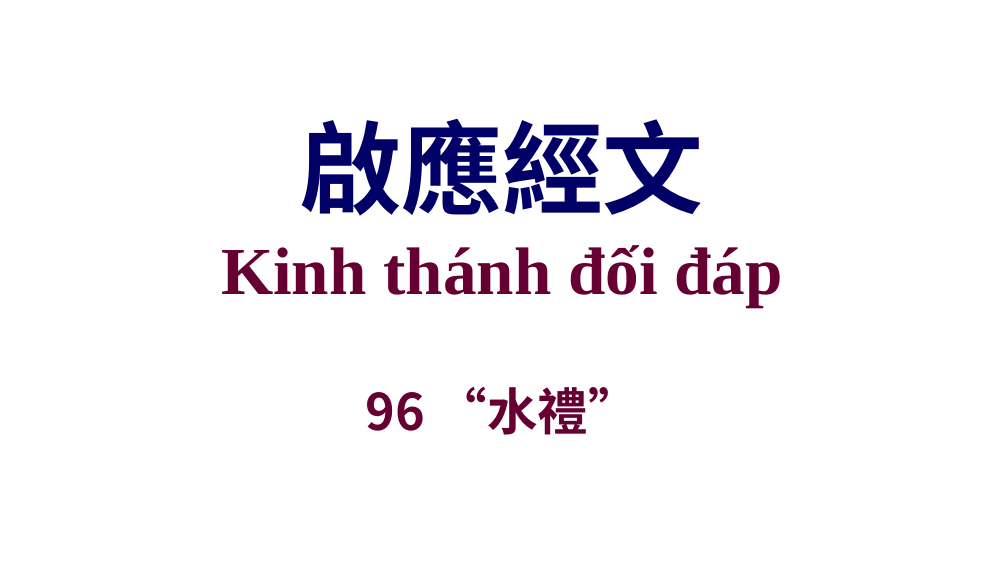
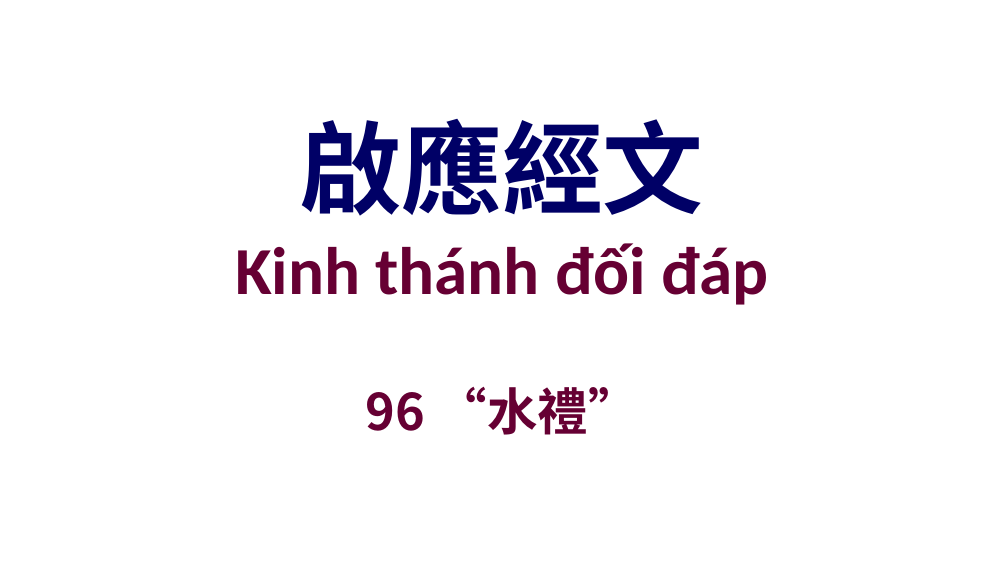
Before and after one commit to batisuoc/other-ppts, a slide deck: slide 7 of 聯合崇拜流程.pptx. Drawn at 1008x567 pixels with LibreOffice and Linux fonts; fonts in the diff are those of the drawing; background and template pictures are left out. Boxes give left, top, right and bottom in pixels: in the first picture for what was removed or moved away, otherwise in the second. Text is boxed around its words. In the diff, an @@ line names an element or a change of style, - is before the commit and + after.

```diff
--- a/聯合崇拜流程.pptx
+++ b/聯合崇拜流程.pptx
@@ title "啟應經文 Kinh thánh đối đáp" at (x1=235, y1=119, x2=768, y2=305): font Times New Roman to Calibri in "Kinh thánh đối đáp" @@
```
Also in this commit, not shown: 2 other slides changed, 1 other file.
